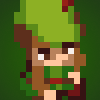
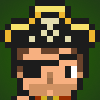
Two versions of the same layered image (100x100). Layer-by-layer changes:
renamed "Layer 2" to "Layer 4", painted on it over [0, 0, 100, 100]
